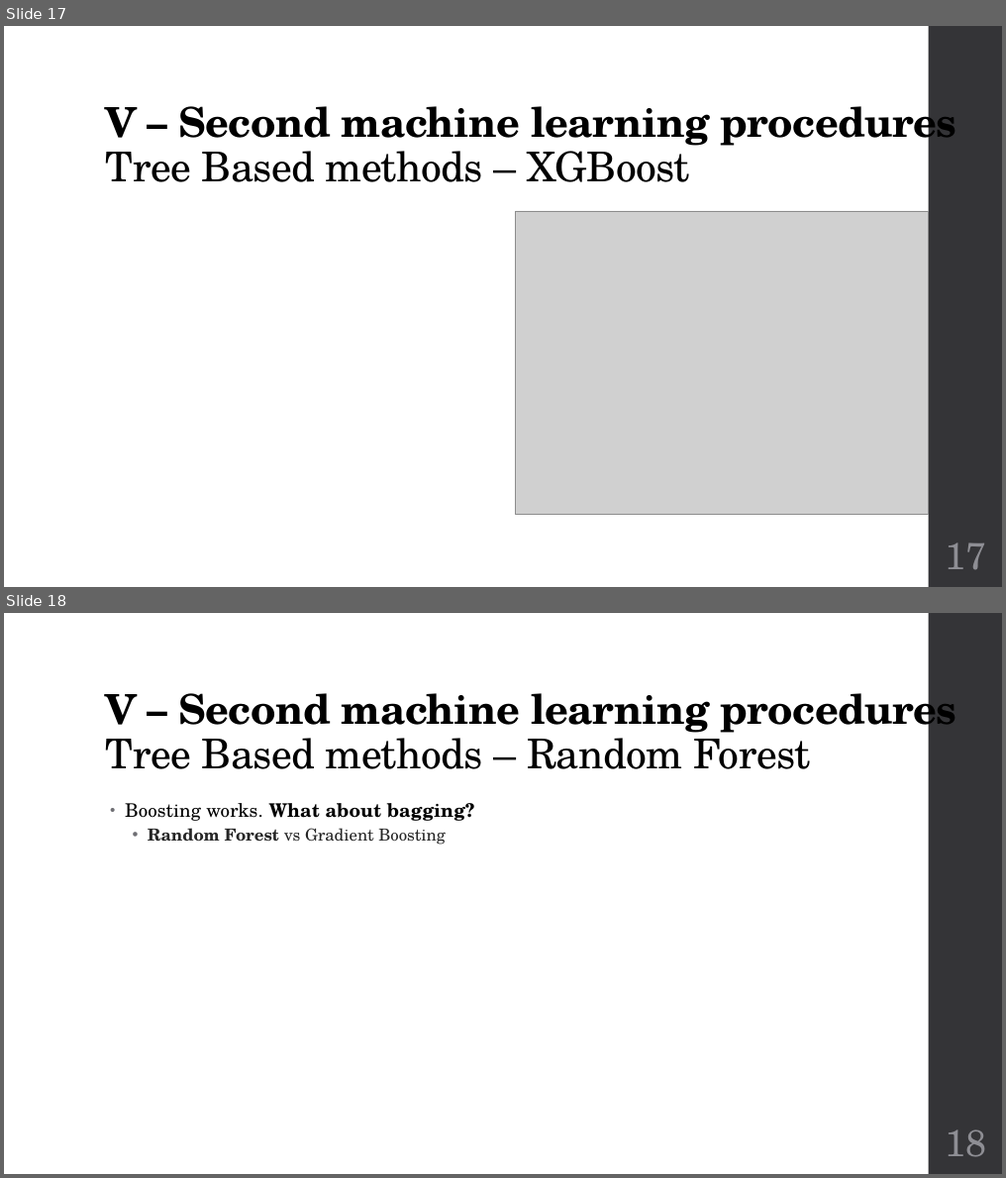
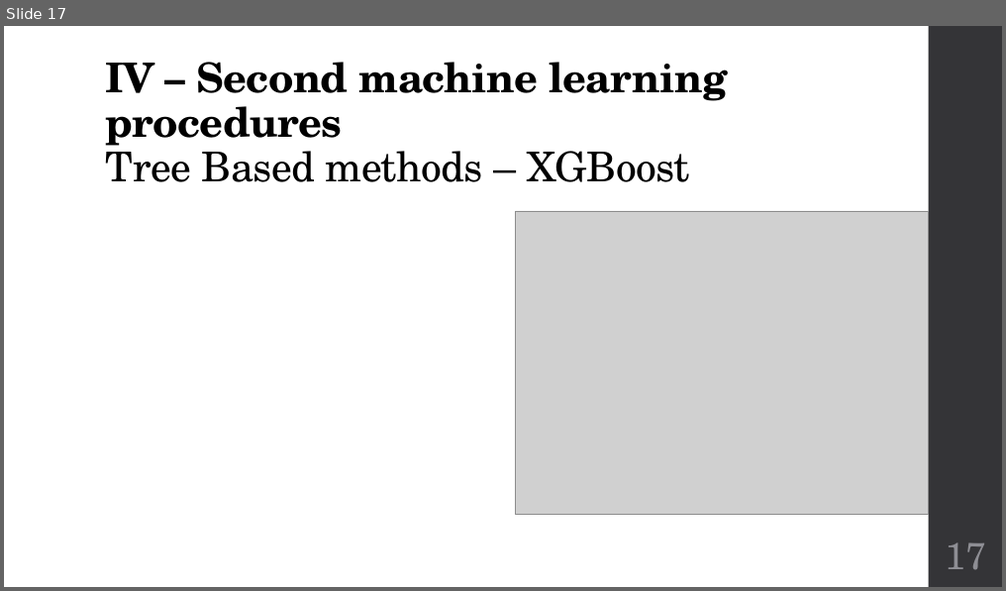
Before and after one commit to jveillon/Projet_Statapp, a slide deck: Soutenance/Soutenance - Présentation.pptx. Shown one above the other, each under a label of ours: slides 17 and 18 before the commit, slide 17 after it. The pictures are 1006x1178 and 1006x591 pixels, drawn with LibreOffice and Linux fonts; fonts in the diff are those of the drawing; grey boxes stand for pictures. Boxes give left, top, right and bottom in pixels: in the first picture for what was removed or moved away, otherwise in the second. Text is boxed around its words. In the diff, an @@ line names an element or a change of style, - is before the commit and + after.

```diff
--- a/Soutenance/Soutenance - Présentation.pptx
+++ b/Soutenance/Soutenance - Présentation.pptx
@@ slide 18 removed at bbox=[4, 613, 1002, 1174], background #FFFFFF; not listed: 1 template element that a slide beside it also shows @@
@@ title removed at bbox=[105, 681, 956, 769] @@
-V – Second machine learning procedures
-Tree Based methods – Random Forest
@@ text removed at bbox=[125, 803, 475, 845] @@
-• Boosting works. What about bagging?
-  • Random Forest vs Gradient Boosting
@@ page number removed at bbox=[944, 1130, 986, 1157] @@
-18
@@ slide 17 changed as well @@
@@ title at bbox=[105, 62, 727, 182]: text changed @@
-V – Second machine learning procedures
-Tree Based methods – XGBoost
+IV – Second machine learning procedures
+Tree Based methods – XGBoost
```
Also in this commit, not shown: 15 other slides changed, 4 slides added, 4 other slides removed, 5 other files.
